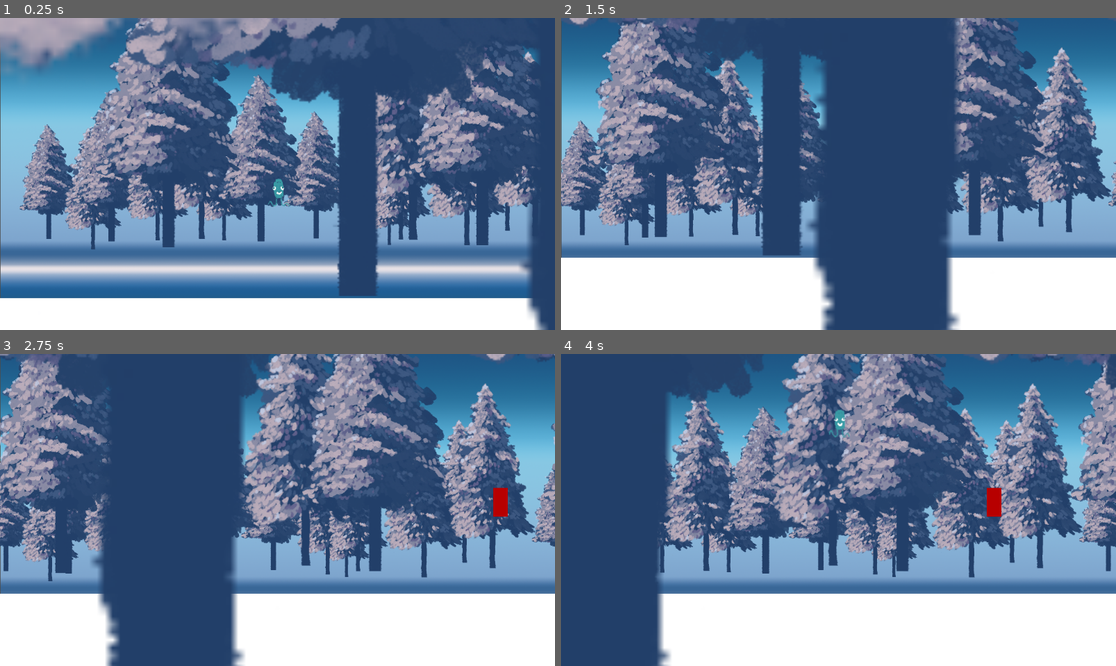
Above: before the commit, frames 1-4 (two rows, left to right).
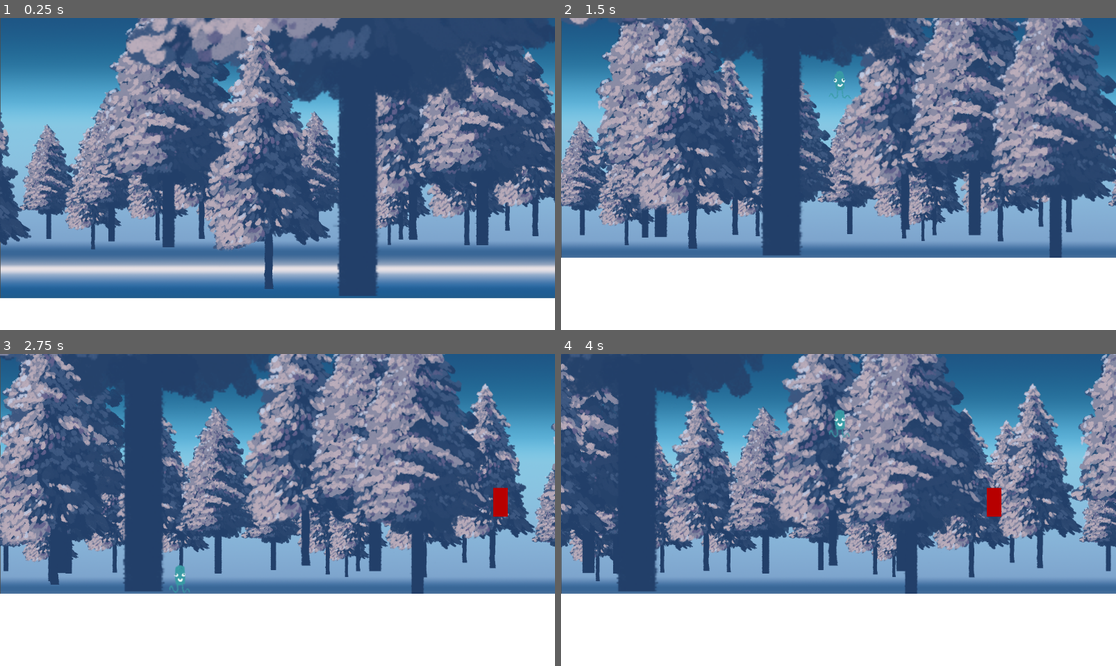
Above: after the commit, the same moments.

Repository: ThePressedGames/Hell-o-Borus
Game: Godot game, scene res://Scenes/PrototypeScenes/ProceduralGeneration/procedural_generation_test.tscn
Two runs of this game, one before a commit and one after it. Both use one fixed random seed, a clock stepped at 60 frames per second and the inputs below.
Inputs:
- Up to frame 1 (0.25 s): no input
- Up to frame 2 (1.5 s): hold Right (move-right) from 0.53 s (still down); tap Space (jump) at 0.77 s
- Up to frame 3 (2.75 s): tap Space (jump) at 1.52 s; release Right (move-right) at 2.03 s; hold Left (move-left) from 2.03 s (still down)
- Up to frame 4 (4 s): release Left (move-left) at 2.78 s; hold Right (move-right) from 2.78 s (still down); tap Space (jump) at 3.02, 3.77 s

The runs differ from the first frame. In frame 1, 14% of the frame differs, in the area x 0-100%, y 0-100%; in frame 2, 33%, in the area x 12-100%, y 0-100%; in frame 3, 27%; in frame 4, 15%.

Commit message:
Random tree sprites spawn at runtime
For now they're spawned on the default layer, not on different parallax layers

Diff:
--- /dev/null
+++ b/Scenes/PrototypeScenes/ProceduralGeneration/background_element.gd
@@ -0,0 +1,25 @@
+@tool
+extends Node2D
+
+
+# Array with all the possible textures that a background element can have
+@export var sprites: Array[Texture2D]
+
+var spacing_min = 200
+var spacing_max = 800
+
+
+func _ready():
+	if !sprites.is_empty():
+		# Randomize texture
+		var random_sprite = sprites.pick_random()
+		$Sprite2D.texture = random_sprite
+
+
+func calculate_position(x_offset: float):
+	position.x = x_offset
+	position.y = 400
+
+
+func calculate_next_offset(current_offset: float):
+	return current_offset + randi() % (spacing_max - spacing_min) + spacing_min
--- /dev/null
+++ b/Scenes/PrototypeScenes/ProceduralGeneration/background_element.tscn
@@ -0,0 +1,11 @@
+[gd_scene load_steps=4 format=3 uid="uid://dglbprbu46uwf"]
+
+[ext_resource type="Texture2D" uid="uid://d3hl78l2ygg2p" path="res://Art/Procedurally generated painting/240124_tree01.png" id="1_6bkxk"]
+[ext_resource type="Script" path="res://Scenes/PrototypeScenes/ProceduralGeneration/background_element.gd" id="1_pphdj"]
+[ext_resource type="Texture2D" uid="uid://bos6b1dkn68ap" path="res://Art/Procedurally generated painting/240124_tree02.png" id="3_42irc"]
+
+[node name="BackgroundElement" type="Node2D"]
+script = ExtResource("1_pphdj")
+sprites = [ExtResource("1_6bkxk"), ExtResource("3_42irc")]
+
+[node name="Sprite2D" type="Sprite2D" parent="."]
--- a/Scenes/PrototypeScenes/ProceduralGeneration/procedural_generation_test.tscn
+++ b/Scenes/PrototypeScenes/ProceduralGeneration/procedural_generation_test.tscn
@@ -1,11 +1,10 @@
-[gd_scene load_steps=4 format=3 uid="uid://c0dg3pmtl6x4h"]
+[gd_scene load_steps=7 format=3 uid="uid://c0dg3pmtl6x4h"]
 
 [ext_resource type="PackedScene" uid="uid://b2s6b21e0mdoq" path="res://Scenes/PrototypeScenes/player.tscn" id="1_eob2c"]
 [ext_resource type="Texture2D" uid="uid://iufwufgmk1ep" path="res://Art/environment/240115_background03.png" id="1_x83jg"]
 [ext_resource type="PackedScene" uid="uid://crjumbkujnhpg" path="res://Scenes/PrototypeScenes/ProceduralGeneration/procedural_generator.tscn" id="2_uajhw"]
 [ext_resource type="Texture2D" uid="uid://c6hcegcelwhe8" path="res://Art/environment/240114_tree01.png" id="2_v6sur"]
 [ext_resource type="Texture2D" uid="uid://du56o8blu88wr" path="res://Art/environment/240114_tree02.png" id="3_7gey2"]
-[ext_resource type="PackedScene" uid="uid://mjftgtg34ma4" path="res://Scenes/PrototypeScenes/obstacle.tscn" id="3_l03qm"]
 [ext_resource type="PackedScene" uid="uid://3edwepn5lj6q" path="res://Scenes/PrototypeScenes/obstacle.tscn" id="3_l03qm"]
 
 [node name="ProceduralGenerationMainScene" type="Node2D"]
@@ -111,7 +110,6 @@
 texture = ExtResource("3_7gey2")
 
 [node name="ParallaxLayer4_very close" type="ParallaxLayer" parent="ParallaxBackground"]
-motion_mirroring = Vector2(1152, 0)
 
 [node name="Sprite2D_tree02" type="Sprite2D" parent="ParallaxBackground/ParallaxLayer4_very close"]
 position = Vector2(798, -270)
@@ -130,11 +128,9 @@
 [node name="Obstacle2" parent="." instance=ExtResource("3_l03qm")]
 position = Vector2(2952, 703)
 
-[connection signal="body_entered" from="Obstacle" to="Player" method="_on_obstacle_body_entered"]
-[connection signal="body_entered" from="Obstacle2" to="Player" method="_on_obstacle_body_entered"]
-
 [node name="ParallaxBackground2 (Foreground)" type="ParallaxBackground" parent="."]
 layer = 1
+visible = false
 
 [node name="ParallaxLayer5_front" type="ParallaxLayer" parent="ParallaxBackground2 (Foreground)"]
 motion_scale = Vector2(2, 1)
@@ -144,3 +140,6 @@
 position = Vector2(1374, -2845)
 scale = Vector2(16.2902, 16.2902)
 texture = ExtResource("2_v6sur")
+
+[connection signal="body_entered" from="Obstacle" to="Player" method="_on_obstacle_body_entered"]
+[connection signal="body_entered" from="Obstacle2" to="Player" method="_on_obstacle_body_entered"]
--- a/Scenes/PrototypeScenes/ProceduralGeneration/procedural_generator.gd
+++ b/Scenes/PrototypeScenes/ProceduralGeneration/procedural_generator.gd
@@ -3,31 +3,30 @@
 
 @export var player: Player
 
-# Bottom limit to instantiate terrain tiles in px
+# Ground blocks variables
 var terrain_bottom_limit = 800
-
 var terrain_block: PackedScene = preload("res://Scenes/PrototypeScenes/ProceduralGeneration/terrain_block.tscn")
-
 @export var terrain_block_width = 800
 @export var terrain_block_height = 50
 var last_spawned_terrain_block = 0
 
+# Background elements variables
+var background_element: PackedScene = preload("res://Scenes/PrototypeScenes/ProceduralGeneration/background_element.tscn")
+var last_spawned_element_offset = 0
 
 # @export var obstacle: PackedScene
 
 
-# Called when the node enters the scene tree for the first time.
-func _ready():
-	# spawn_terrain_block(0)
-	pass
-
-
-# Called every frame. 'delta' is the elapsed time since the previous frame.
 func _process(delta):
 	var player_x = player.global_position.x
 
+	# Spawn ground blocks
 	if player_x > last_spawned_terrain_block - terrain_block_width:
 		spawn_terrain_block(last_spawned_terrain_block)
+
+	# Spawn background elements
+	if player_x > last_spawned_element_offset - terrain_block_width:
+		spawn_background_element(last_spawned_element_offset)
 
 
 func spawn_terrain_block(x_offset: float):
@@ -38,3 +37,11 @@
 	add_child(terrain_block_instance)
 
 	last_spawned_terrain_block += terrain_block_width
+
+
+func spawn_background_element(x_offset: float):
+	var background_element_instance = background_element.instantiate()
+	background_element_instance.calculate_position(x_offset)
+	add_child(background_element_instance)
+
+	last_spawned_element_offset = background_element_instance.calculate_next_offset(last_spawned_element_offset)
